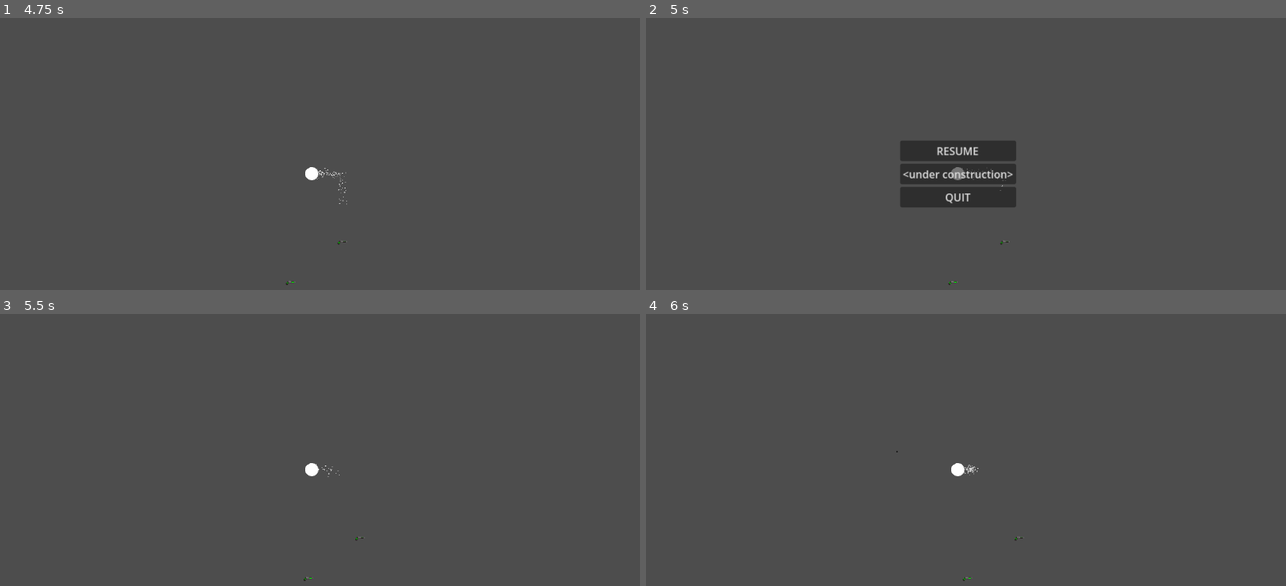
Above: before the commit, frames 1-4 (two rows, left to right).
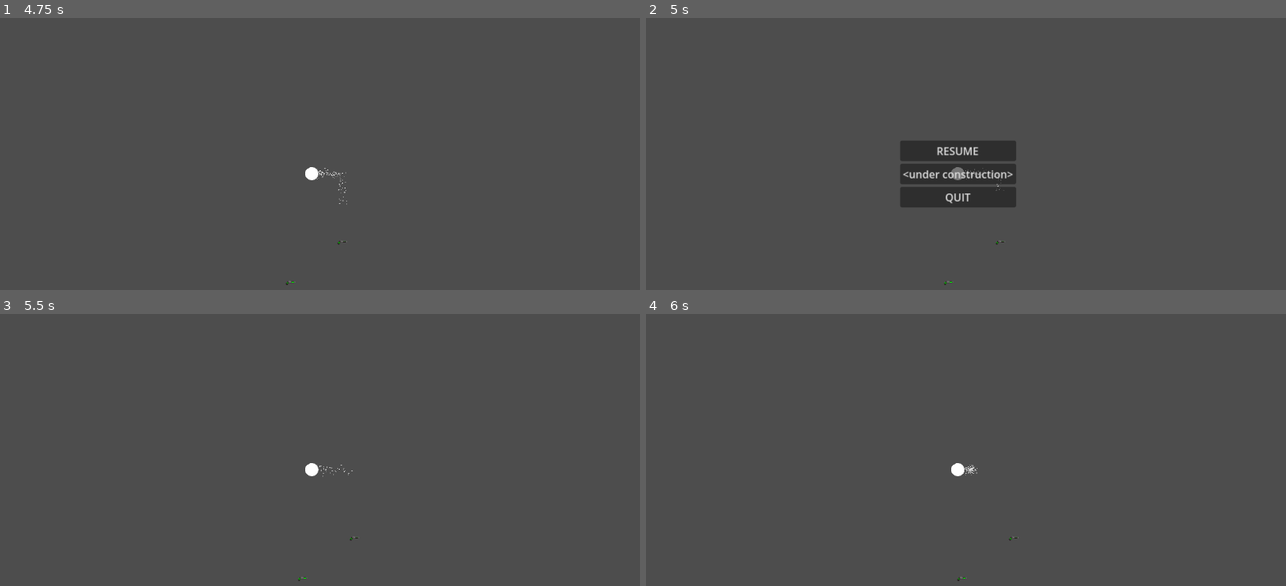
Above: after the commit, the same moments.

Repository: JeanShark-dev/godot-rock-survival
Game: Godot game, scene res://Main.tscn
The game is run twice, just before and just after one commit, with the same random seed, the same clock (stepped at 60 frames per second) and the same inputs.
Inputs (mouse positions are in pixels of both pictures, inside the frame that each line leads up to):
- Up to frame 1 (4.75 s): click "START" at 0.5 s; tap Enter at 1.25 s; move the mouse to (454, 156) at 1.27 s; hold D (gp_right) 1.28-2.03 s; tap E (gp_use) at 1.35, 2.85, 4.35 s; move the mouse to (179, 192) at 2.02 s; hold S (gp_down) 2.03-2.78 s; click (179, 192) at 2.1 s; move the mouse to (377, 94) at 2.77 s; hold D (gp_right) 2.78-3.53 s; move the mouse to (281, 243) at 3.52 s; hold W (gp_up) 3.53-4.28 s; click (281, 243) at 3.6 s; move the mouse to (505, 227) at 4.27 s; hold A (gp_left) from 4.28 s (still down)
- Up to frame 2 (5 s): keep holding A (gp_left); tap Escape (ui_cancel) at 4.9 s
- Up to frame 3 (5.5 s): release A (gp_left) at 5 s; click "RESUME" at 5 s
- Up to frame 4 (6 s): move the mouse to (761, 417) at 5.77 s; hold A (gp_left) from 5.78 s (still down); click (761, 417) at 5.85 s

Frame 1 is identical in both runs. In frame 2, less than 0.1% of the frame differs, in the area x 46-57%, y 55-99%; in frame 3, less than 0.1%; in frame 4, less than 0.1%, in the area x 39-59%, y 50-99%.

Commit message:
pause menu now pauses þe game

Diff:
--- a/GUI.gd
+++ b/GUI.gd
@@ -2,6 +2,7 @@
 
 
 var mainNode
+
 func _ready():
 	mainNode = get_parent().get_parent().get_parent().get_parent()
 
@@ -10,10 +11,12 @@
 func _process(delta):
 	if Input.is_action_just_pressed("ui_cancel"):
 		$PauseMenu.visible = !$PauseMenu.visible
+		get_tree().paused = !get_tree().paused
 
 
 func _on_resume_button_pressed():
 	$PauseMenu.visible = !$PauseMenu.visible
+	get_tree().paused = !get_tree().paused
 
 
 func _on_quit_button_pressed():
--- a/player_container.tscn
+++ b/player_container.tscn
@@ -32,6 +32,7 @@
 [node name="PlayerContainer" type="Node2D"]
 
 [node name="PlayerRigidBody" type="CharacterBody2D" parent="."]
+process_mode = 1
 motion_mode = 1
 script = ExtResource("1_m3egy")
 baseSpeed = 100.0
@@ -62,6 +63,7 @@
 [node name="WeaponSlot" type="Node2D" parent="PlayerRigidBody/WeaponContainer"]
 
 [node name="GUI" type="Control" parent="PlayerRigidBody"]
+process_mode = 3
 layout_mode = 3
 anchors_preset = 15
 anchor_right = 1.0
Not shown, changed: assets/project files/AMBIENT-01.mmpz
Not shown, changed: assets/project files/AMBIENT-01.mmpz.bak
